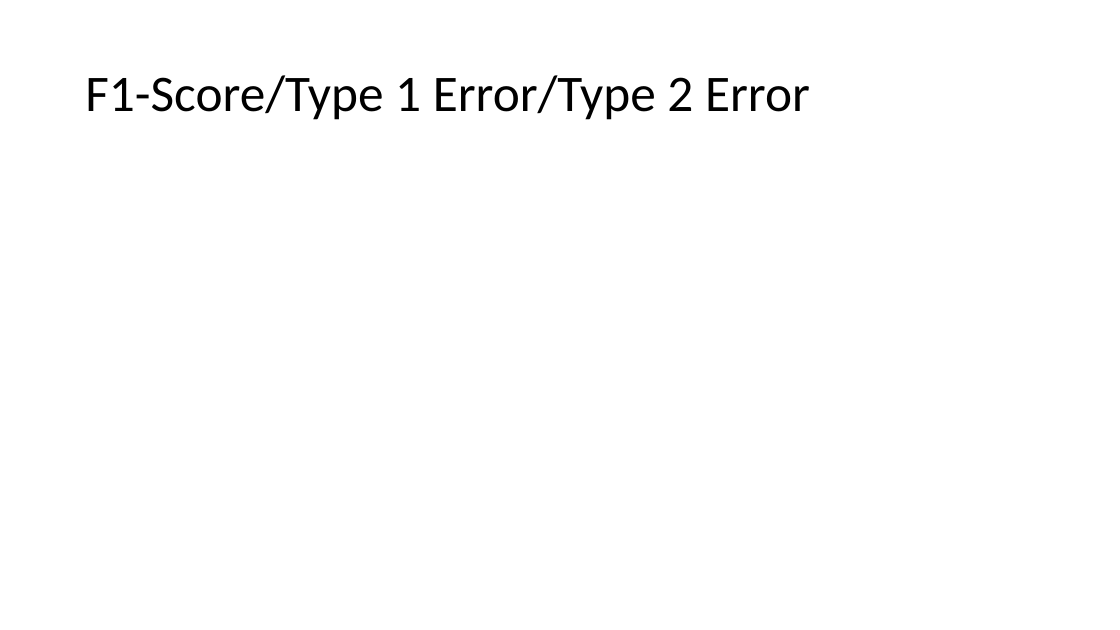
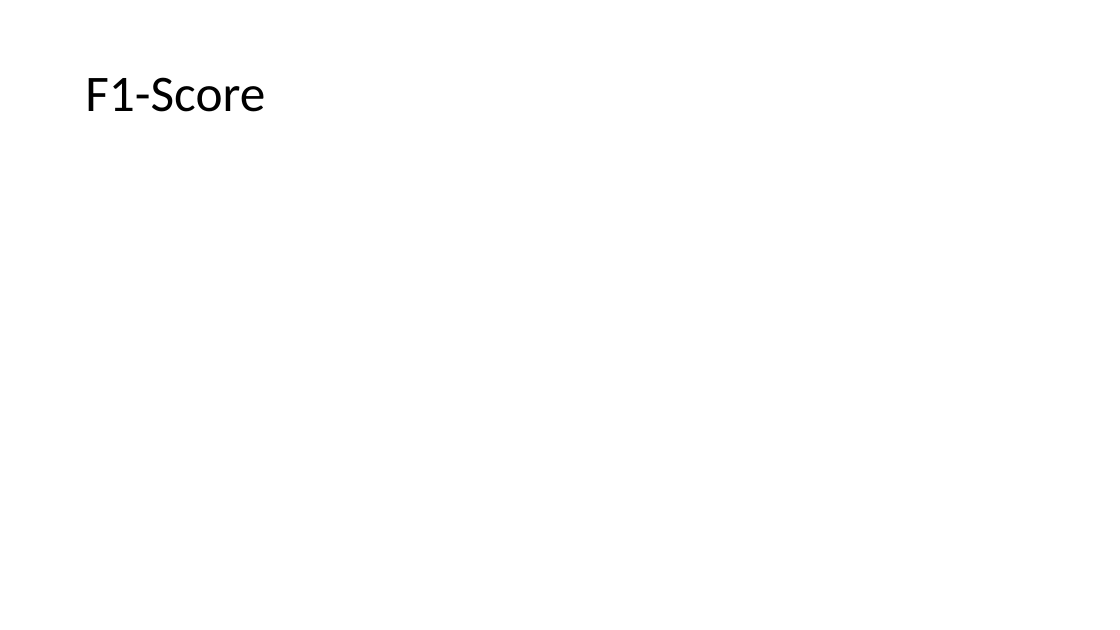
Before and after one commit to meenakshsundaram/AIML, a slide deck: slide 25 of DecisionTrees/DecisionTrees.pptx. Drawn at 1120x630 pixels with LibreOffice and Linux fonts; fonts in the diff are those of the drawing; grey boxes stand for pictures. Boxes give left, top, right and bottom in pixels: in the first picture for what was removed or moved away, otherwise in the second. Text is boxed around its words. In the diff, an @@ line names an element or a change of style, - is before the commit and + after.

```diff
--- a/DecisionTrees/DecisionTrees.pptx
+++ b/DecisionTrees/DecisionTrees.pptx
@@ title at [85, 77, 265, 112]: text changed @@
-F1-Score/Type 1 Error/Type 2 Error
+F1-Score
```
Also in this commit, not shown: 2 other slides changed.
